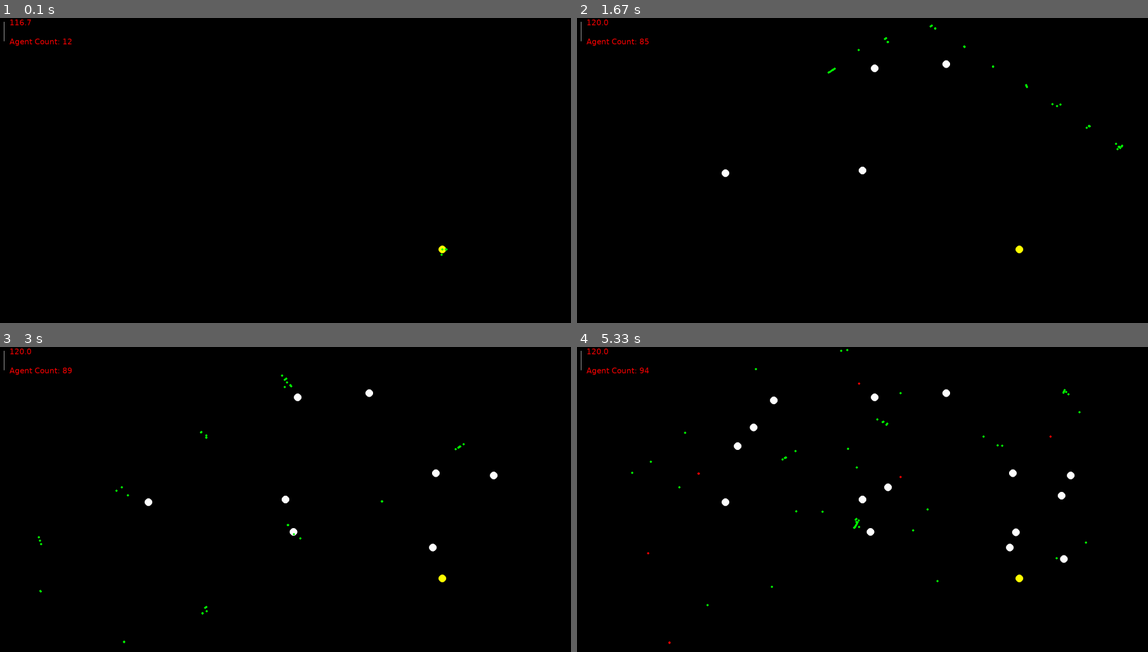
Above: before the commit, frames 1-4 (two rows, left to right).
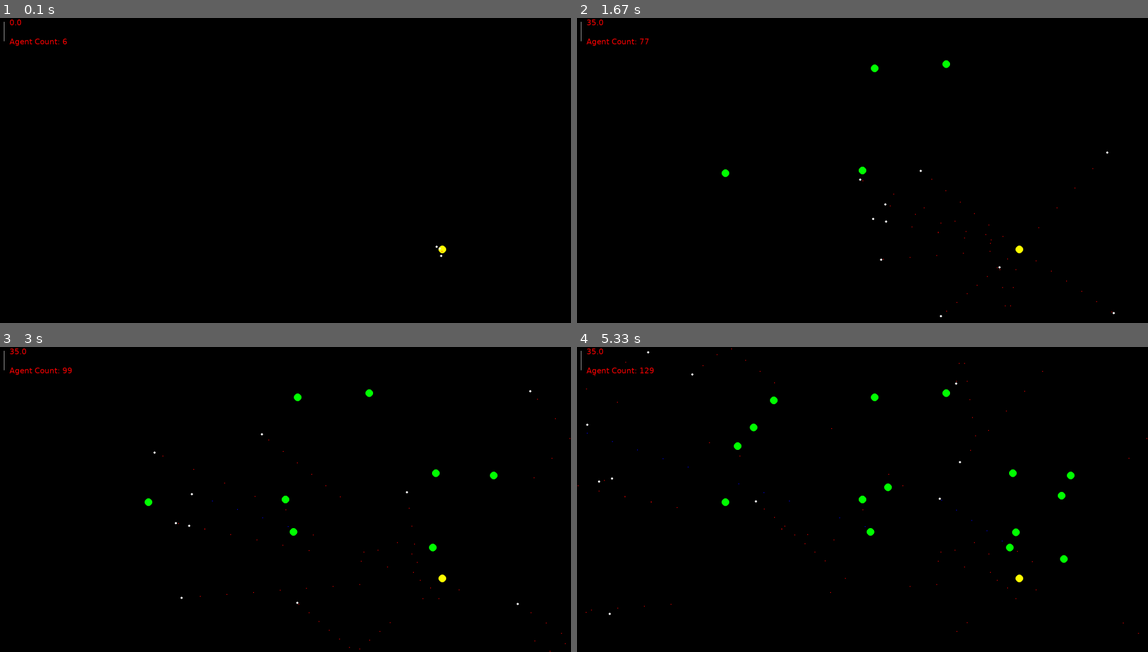
Above: after the commit, the same moments.

Repository: Nemo-sop/pathfinder
Game: pygame game, started from main.py
Two runs of this game, one before a commit and one after it. Both use one fixed random seed, a clock stepped at 60 frames per second and the inputs below.
Inputs (mouse positions are in pixels of both pictures, inside the frame that each line leads up to):
- Up to frame 1 (0.1 s): no input
- Up to frame 2 (1.67 s): click (862, 170) at 0.38 s; click (725, 173) at 0.72 s; click (948, 63) at 1.05 s; click (873, 66) at 1.38 s
- Up to frame 3 (3 s): click (291, 533) at 1.72 s; click (433, 548) at 2.05 s; click (433, 472) at 2.38 s; click (491, 475) at 2.72 s
- Up to frame 4 (5.33 s): click (1062, 557) at 3.05 s; click (885, 487) at 3.38 s; click (736, 444) at 3.72 s; click (1016, 533) at 4.05 s; click (771, 401) at 4.38 s; click (1062, 496) at 4.72 s; click (754, 426) at 5.05 s

The runs differ from the first frame. In frame 1, less than 0.1% of the frame differs, in the area x 1-79%, y 0-79%; in frame 2, 0.3%; in frame 3, 0.5%; in frame 4, 0.8%, in the area x 0-100%, y 0-98%.

Commit message:
implementacion basica de las feromonas

Diff:
--- a/agents.py
+++ b/agents.py
@@ -15,31 +15,18 @@
         self.x = x
         self.y = y
         self.pos = (self.x, self.y)
-
-        self.full = False
-
-        self.base_counter = 0
-        self.resource_counter = 2000
-
-        self.heading_base = False
-
-        self.speed = random.randint(5, 15)
-        self.angle = random.uniform(0, 2 * math.pi)
-
-        self.color = (0, 255, 0)
-
+        self.speed = random.randint(5, 8)
+        self.angle = random.uniform(0, 360)
+        self.color = (255, 255, 255)
+        self.heading = 'resource'
+        self.distance_traveled_for_pheromone = 10
 
     def update(self):
         # Actualizar la posicion
         self.x += (self.speed * math.cos(self.angle))
         self.y += (self.speed * math.sin(self.angle))
 
-
         self.pos = (round(self.x), round(self.y))
-
-        # Actualizar indice de confianza
-        self.base_counter += 1
-        self.resource_counter += 1
 
         # Rebotar en los bordes de la ventana
         if self.x < 0 or self.x > 1500:
@@ -47,66 +34,76 @@
         if self.y < 0 or self.y > 800:
             self.angle = -self.angle
 
+        self.distance_traveled_for_pheromone += 1
+
     def draw(self, screen):
-        if self.full:
-            self.color = (255, 0, 0)
-        else:
-            self.color = (0, 255, 0)
         pygame.draw.circle(screen, self.color, (int(self.x), int(self.y)), 3)
 
-    def shout(self, recolectores):
-        pass
-    """ implementacion vieja donde un recolector actualizaba a sus vecinos
-        for recolector in recolectores:
-            if recolector.base_counter > self.base_counter:
-                recolector.base_counter = self.base_counter+50
-                if recolector.heading_base:
-                    recolector.cambiar_direccion_hacia_punto(self.x, self.y)
-            else:
-                self.base_counter = recolector.base_counter+50
-                if self.heading_base:
-                    recolector.cambiar_direccion_hacia_punto(recolector.x, recolector.y)
+    def leave_phermone(self):
+        if self.heading == 'resource':
+            type = 'home'
+        else:
+            type = 'resource'
 
-            if recolector.resource_counter > self.resource_counter:
-                recolector.resource_counter = self.resource_counter+50
-                if not recolector.heading_base:
-                    recolector.cambiar_direccion_hacia_punto(self.x, self.y)
-            else:
-                self.resource_counter = recolector.resource_counter+50
-                if not self.heading_base:
-                    recolector.cambiar_direccion_hacia_punto(recolector.x, recolector.y)
-            """
+        if self.distance_traveled_for_pheromone >= self.speed *1.3:
+            self.distance_traveled_for_pheromone = 0
+            return Pheromone(self.x, self.y, type)
 
-    def hear(self, recolectores_cercanos, screen):
-        for recolector in recolectores_cercanos:
-            # si el recolector esta mas cerca de la base, actualizo mi contador
-            if recolector.base_counter < self.base_counter:
-                self.base_counter = recolector.base_counter+50
-                # si yo me estoy dirigiendo a la base, cambio mi direccion hacia el
-                if self.heading_base:
-                    self.cambiar_direccion_hacia_punto(recolector.x, recolector.y)
-                    pos1 = (self.x, self.y)
-                    pos2 = (recolector.x, recolector.y)
-                    pygame.draw.line(screen,(255,255,255), pos1, pos2)
+    def grab_resource(self):
+        self.heading = 'home'
 
-            # si el recolector esta mas cerca del recurso, actualizo mi contador
-            if recolector.resource_counter < self.resource_counter:
-                self.resource_counter = recolector.resource_counter+50
-                # si yo me estoy dirigiendo al recurso, cambio mi direccion hacia el
-                if not recolector.heading_base:
-                    self.cambiar_direccion_hacia_punto(recolector.x, recolector.y)
+    def update_direction(self, pheromones):
+        if len(pheromones) == 0:
+            return
 
+        sum_vector = (0, 0)
 
-    def cambiar_direccion_hacia_punto(self, objetivo_x, objetivo_y):
-        dx = objetivo_x - self.x
-        dy = objetivo_y - self.y
-        angulo_radianes = math.atan2(dy, dx)
-        #print(self.angle)
-        self.angle = angulo_radianes
-        #print(self.angle)
+        for pheromone in pheromones:
+            pheromone_vector = (
+                pheromone.x - self.x,
+                pheromone.y - self.y
+            )
+            sum_vector = (
+                sum_vector[0] + pheromone_vector[0],
+                sum_vector[1] + pheromone_vector[1]
+            )
 
-    def rotate_180_degrees(self):
-        self.angle += math.pi
+        magnitude = math.sqrt(sum_vector[0]**2 + sum_vector[1]**2)
+        if magnitude > 0:
+            normalized_vector = (
+                sum_vector[0] / magnitude,
+                sum_vector[1] / magnitude
+            )
+            self.angle = math.atan2(normalized_vector[1], normalized_vector[0])
+        else:
+            self.angle = self.angle
+
+        self.angle = math.degrees(self.angle)
+
+class Pheromone():
+    def __init__(self, x, y, type) -> None:
+        self.strength = 50
+        self.x = x
+        self.y = y
+        self.pos = (self.x, self.y)
+        self.type = type
+        if type == 'resource':
+            self.color = (0, 0, 255)
+        if type == 'home':
+            self.color = (255, 0, 0)
+
+    def update(self):
+        self.strength -= 1
+
+    def draw(self, screen):
+        intensity = self.strength / 100
+        color = (
+            max(0, min(int(self.color[0] * intensity), 255)),
+            max(0, min(int(self.color[1] * intensity), 255)),
+            max(0, min(int(self.color[2] * intensity), 255))
+        )
+        pygame.draw.circle(screen, self.color, (int(self.x), int(self.y)), 1)
+
 
 
 class Queen():
@@ -117,30 +114,16 @@
     def __init__(self, WIDTH, HEIGHT) -> None:
         self.x = random.randint(0, WIDTH)
         self.y = random.randint(0, HEIGHT)
-        self.resources = 1000
+        self.resources = 100
         self.color = (255, 255, 0)
         self.pos = (self.x, self.y)
-        self.heading_base = False
+
 
     def create_recolector(self):
         return Recolector(self.x, self.y)
 
     def draw(self, screen):
         pygame.draw.circle(screen, self.color, (int(self.x), int(self.y)), 10)
-
-    def shout(self, recolectores_cercanos):
-        for recolector in recolectores_cercanos:
-        # si el recolector esta mas cerca de la reina le grito q venga
-        # y este la esta buscando
-            if recolector.heading_base:
-                recolector.cambiar_direccion_hacia_punto(self.x, self.y)
-                # punto 1 es la posicion de la reina
-                x1 = self.x
-                y1 = self.y
-                # punto 2 es la posicion del recolector
-                x2 = recolector.x
-                y2 = recolector.y
-                recolector.base_counter = math.sqrt((x2 - x1)**2 + (y2 - y1)**2)
 
 
 class Resource():
@@ -150,7 +133,7 @@
 
     def __init__(self, x, y) -> None:
         self.amount = 10000000
-        self.color = (255, 255, 255)
+        self.color = (0, 255, 0)
         self.x = x
         self.y = y
         self.pos = (self.x, self.y)
@@ -160,15 +143,3 @@
 
     def update():
         pass
-
-def obtener_coordenadas_en_radio(punto_central, radio=8):
-    puntos_en_radio = []
-    x_central, y_central = punto_central
-
-    for x in range(x_central - radio, x_central + radio + 1):
-        for y in range(y_central - radio, y_central + radio + 1):
-            distancia = abs(x - x_central) + abs(y - y_central)
-            if distancia <= radio:
-                puntos_en_radio.append((x, y))
-
-    return puntos_en_radio
--- a/main.py
+++ b/main.py
@@ -21,12 +21,17 @@
 queens = [Queen(WIDTH, HEIGHT) for _ in range(num_queens)]
 for i in queens:
     space.insert_agent(i)
-iteration = 0
+
 
 
 # Bucle principal del juego
 while True:
-    iteration += 1
+
+    count = {'Reinas': 0,
+         'Recolectores': 0,
+         'Recursos': 0,
+         'Feromonas': 0}
+
     for event in pygame.event.get():
         if event.type == pygame.QUIT:
             pygame.quit()
@@ -48,47 +53,55 @@
 
         # Actualizar y dibujar a los recursos
         if isinstance(agent, Resource):
+            count['Recursos'] += 1
             if agent.amount <= 0:
                 space.remove_agent(agent)
             else:
                 agent.draw(screen)
 
+            recolectors_in_resource = space.get_adjacents(agent.x, agent.y, distancia=20 ,onlyRecolectors=True)
+
+            for recolector in recolectors_in_resource:
+                recolector.heading = 'home'
+
+
         # Actualizar y dibujar a los recolectores
         elif isinstance(agent, Recolector):
+            count['Recolectores'] += 1
+            agent.update()
+            new_pheromone = agent.leave_phermone()
+            if new_pheromone:
+                space.insert_agent(new_pheromone)
 
-            # verificar si el recolector esta colisionando con algo
-            # tener en cuenta q no existen colisiones entre recolectores
-            colisiones = space.get_adjacents(agent.x, agent.y, distancia=7)
+            close_pheromones = space.get_adjacents(agent.x, agent.y, onlyPheromones=True)
+            close_home_pheromones = [pheromone for pheromone in close_pheromones if pheromone.type == 'home']
+            close_resource_pheromones = [pheromone for pheromone in close_pheromones if pheromone.type == 'resource']
+            '''
+            if agent.heading == 'home':
+                agent.update_direction(close_home_pheromones)
+            else:
+                agent.update_direction(close_resource_pheromones)
+            '''
+            agent.draw(screen)
 
-            recolectors_in_range_to_hear = space.get_adjacents(agent.x, agent.y, distancia=50, onlyRecolectors=True)
-            #agent.shout(recolectors_in_range_shout) # arreglar
-            #print(agent.resource_counter)
-            for colision in colisiones:
-                # verificar si el agente esta sobre un recurso y no esta cargado
-                if isinstance(colision, Resource):
-                    if agent.full == False:
-                        agent.full = True
-                        agent.resource_counter = 0
-                        agent.heading_base = True
-                        colision.amount -= 10
-                        agent.rotate_180_degrees()
-                # verificar si esta sobre la base y tiene recursos
-                elif isinstance(colision, Queen):
-                    if agent.full == True:
-                        agent.full = False
-                        agent.base_counter = 0
-                        agent.heading_base = False
-                        colision.resources += 10
 
-            agent.hear(recolectors_in_range_to_hear, screen)
+
+        # Actualizar y dibujar la feromonas
+        elif isinstance(agent, Pheromone):
+            count['Feromonas'] +=1
+
             agent.update()
+            if agent.strength <= 0:
+                space.remove_agent(agent)
+                count['Feromonas'] -= 1
             agent.draw(screen)
+
+
 
         # Actualizar y dibujar a las reinas
         elif isinstance(agent, Queen):
+            count['Reinas'] += 1
             agent.draw(screen)
-            recolectors_in_range_to_hear = space.get_adjacents(agent.x, agent.y, distancia=100, onlyRecolectors=True)
-            agent.shout(recolectors_in_range_to_hear)
             if agent.resources >= 10:
                 new_recolector = agent.create_recolector()
                 agent.resources -= 10
@@ -102,4 +115,5 @@
 
     fps.renderFPS(screen)
     pygame.display.update()
-    fps.clock.tick(512)
+    fps.clock.tick(35)
+    print(count)
--- a/quadtree.py
+++ b/quadtree.py
@@ -1,6 +1,6 @@
 import math
 
-from agents import Recolector
+from agents import Pheromone, Recolector
 
 
 class Quadtree:
@@ -62,7 +62,7 @@
 
         return None
 
-    def get_adjacents(self, x, y, distancia=50, onlyRecolectors=False):
+    def get_adjacents(self, x, y, distancia=55, onlyRecolectors=False, onlyPheromones=False):
         agentes_en_distancia = []
 
         for agent in self.agents:
@@ -70,12 +70,15 @@
                 if onlyRecolectors:
                     if isinstance(agent, Recolector):
                         agentes_en_distancia.append(agent)
+                if onlyPheromones:
+                    if isinstance(agent, Pheromone):
+                        agentes_en_distancia.append(agent)
                 else:
                     agentes_en_distancia.append(agent)
 
         if self.children[0] is not None:
             for child in self.children:
-                agentes_en_distancia.extend(child.get_adjacents(x, y, distancia, onlyRecolectors))
+                agentes_en_distancia.extend(child.get_adjacents(x, y, distancia, onlyRecolectors, onlyPheromones))
 
         return agentes_en_distancia
 
--- /dev/null
+++ b/test.py
@@ -0,0 +1,33 @@
+import pygame
+import math
+import random
+
+class tester():
+    def __init__(self):
+        self.speed = random.randint(1, 1)
+        self.angle = random.uniform(0, 2 * math.pi)
+        self.x = 0
+        self.y = 0
+
+    def cambiar_direccion_hacia_punto(self, objetivo_x, objetivo_y):
+        dx = objetivo_x - self.x
+        dy = objetivo_y - self.y
+        angulo_radianes = math.atan2(dy, dx)
+        angulo_grados = math.degrees(angulo_radianes)
+        self.angle = angulo_grados
+
+        pos1 = (self.x, self.y)
+        pos2 = (objetivo_x, objetivo_y)
+        #pygame.draw.line(screen,(255,255,255), pos1, pos2)
+        #pygame.draw.circle(screen,(255,255,255), (self.x-3, self.y-3), 2)
+
+    def rotate_180_degrees(self):
+        self.angle += 180
+
+test = tester()
+
+print('angulo inicial: ', test.angle)
+test.rotate_180_degrees()
+print('angulo dsp del giro de 180 grados: ', test.angle)
+test.cambiar_direccion_hacia_punto(1, 1)
+print('angulo esperado, 45, angulo obtenido: ', test.angle)
Not shown, added: objetivo
